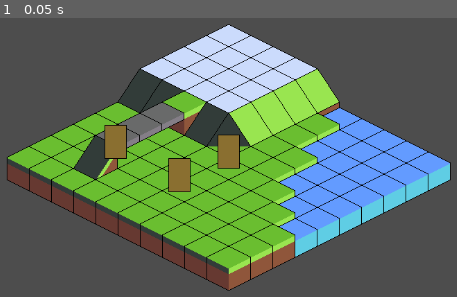
Above: before the commit, frame 1.
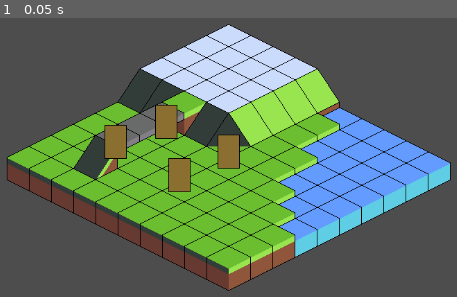
Above: after the commit, the same moment.

Repository: minkezhang/godot-experiments
Game: Godot game, scene res://scenes/world/world.tscn
Two runs of this game, one before a commit and one after it. Both use one fixed random seed, a clock stepped at 60 frames per second and the inputs below.
Inputs:
- Up to frame 1 (0.05 s): no input

The runs differ from the first frame. In frame 1, 0.6% of the frame differs, in the area x 33-39%, y 31-44%.

Commit message:
Update world.tscn

Diff:
--- a/godot-iso-heightmap/scenes/world/world.tscn
+++ b/godot-iso-heightmap/scenes/world/world.tscn
@@ -9,6 +9,9 @@
 
 [node name="Camera2D" type="Camera2D" parent="."]
 
+[node name="GI4" parent="." instance=ExtResource("2_ivrlp")]
+position = Vector2(-144, 35)
+
 [node name="GI3" parent="." instance=ExtResource("2_ivrlp")]
 position = Vector2(-160, 167)
 
